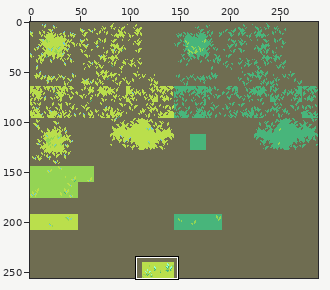
Sprite sheet: images/experimental/rpg/grass.png. The first picture is a wide view before the edit; the outline marks the close-up.
Close-up. As it was:
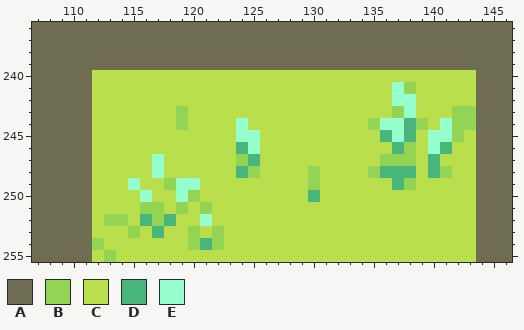
The file is 288x256 pixels. Shown: x 107..146, y 236..255. The commit also changed other parts of the picture, which this record leaves out.
Palette (. is transparent): A #6f6d51  B #94d454  C #badf4c  D #48b57b  E #95ffcd
Pixels before, first column x 107:
236 AAAAAAAAAAAAAAAAAAAAAAAAAAAAAAAAAAAAAAAA
237 AAAAAAAAAAAAAAAAAAAAAAAAAAAAAAAAAAAAAAAA
238 AAAAAAAAAAAAAAAAAAAAAAAAAAAAAAAAAAAAAAAA
239 AAAAAAAAAAAAAAAAAAAAAAAAAAAAAAAAAAAAAAAA
240 AAAAACCCCCCCCCCCCCCCCCCCCCCCCCCCCCCCCAAA
241 AAAAACCCCCCCCCCCCCCCCCCCCCCCCCEBCCCCCAAA
242 AAAAACCCCCCCCCCCCCCCCCCCCCCCCCEECCCCCAAA
243 AAAAACCCCCCCBCCCCCCCCCCCCCCCCCBECCCBBAAA
244 AAAAACCCCCCCBCCCCECCCCCCCCCCBEEDBCEBBAAA
245 AAAAACCCCCCCCCCCCEECCCCCCCCCCDEDCEEBCAAA
246 AAAAACCCCCCCCCCCCDECCCCCCCCCCCDBCEDCCAAA
247 AAAAACCCCCECCCCCCBDCCCCCCCCCCBBBCDCCCAAA
248 AAAAACCCCCECCCCCCDBCCCCBCCCCBDDDCDBCCAAA
249 AAAAACCCECCBEECCCCCCCCCBCCCCCCDBCCCCCAAA
250 AAAAACCCCECCEBCCCCCCCCCDCCCCCCCCCCCCCAAA
251 AAAAACCCCBBCBCBCCCCCCCCCCCCCCCCCCCCCCAAA
252 AAAAACBBCDBDCCECCCCCCCCCCCCCCCCCCCCCCAAA
253 AAAAACCCBCDCCBCBCCCCCCCCCCCCCCCCCCCCCAAA
254 AAAAABCCCCCCCBDBCCCCCCCCCCCCCCCCCCCCCAAA
255 AAAAACBCCCCCCCCCCCCCCCCCCCCCCCCCCCCCCAAA
New version:
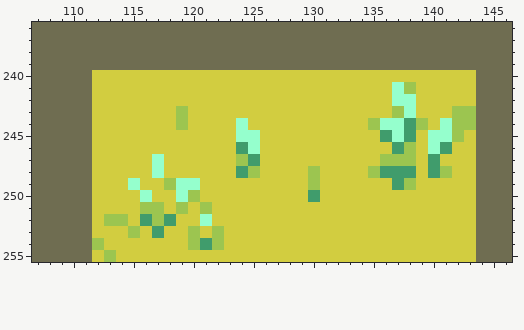
The edit:
Colour B changes from #94d454 to #9cc550.
Colour C changes from #badf4c to #d2cd40.
Colour D changes from #48b57b to #409c6c.
Changed places in both close-ups, as pixel boxes (x1, y1, x2, y2):
changed: (92, 70, 476, 262)
